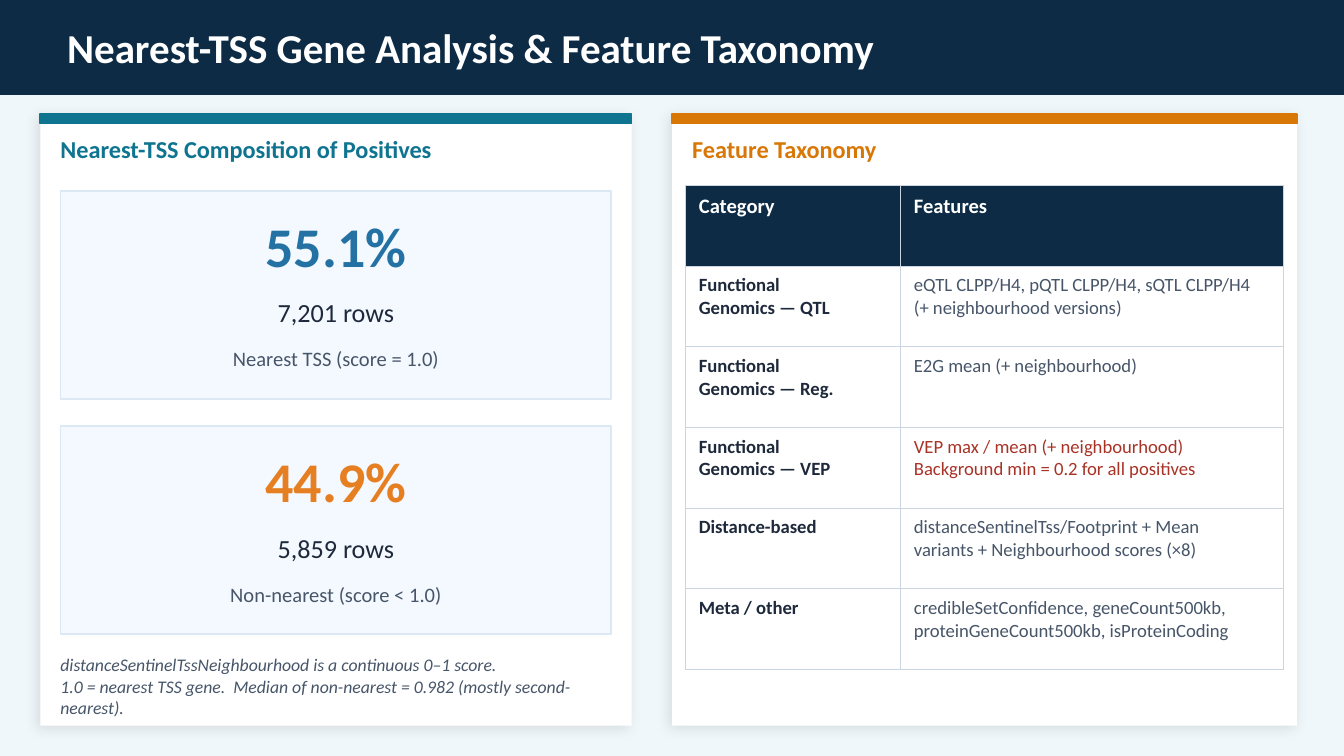
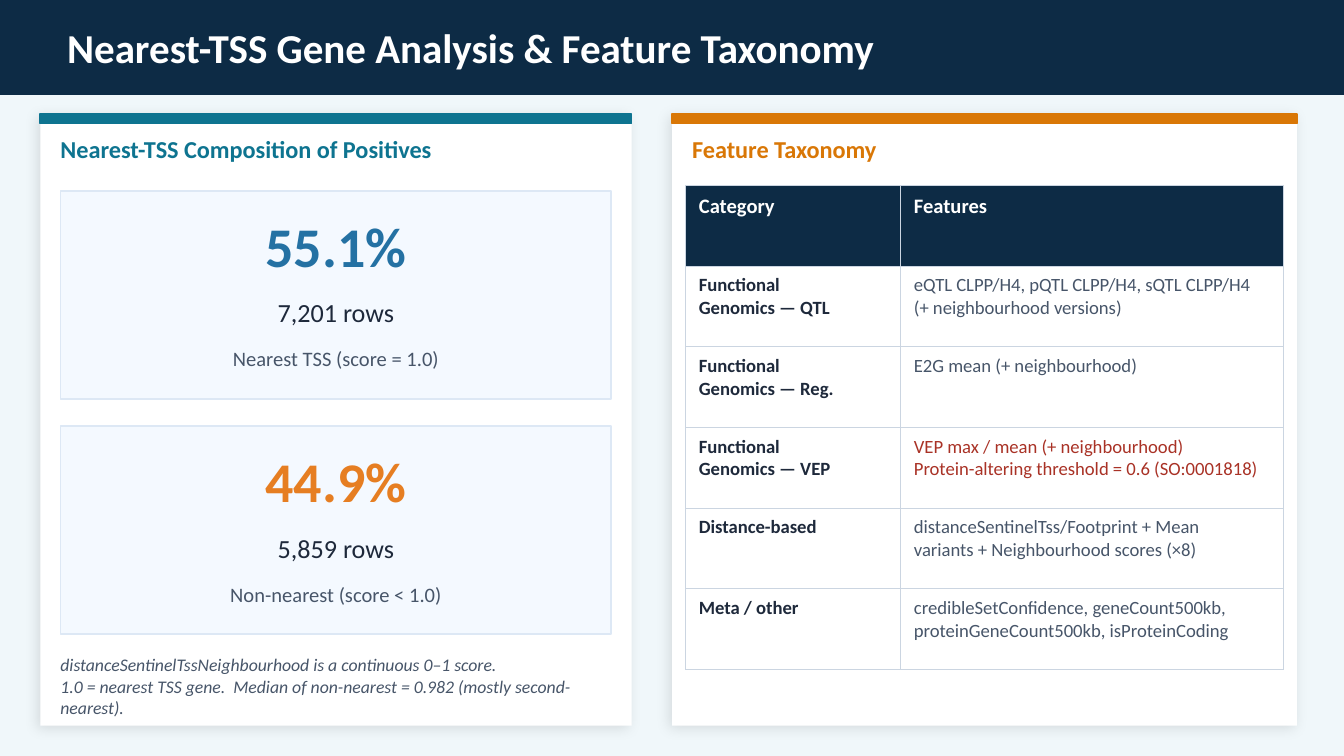
Before and after one commit to addramir/EGL_and_training_set, a slide deck: slide 7 of 2606/training_set_report.pptx. Drawn at 1344x756 pixels with LibreOffice and Linux fonts; fonts in the diff are those of the drawing. Boxes give left, top, right and bottom in pixels: in the first picture for what was removed or moved away, otherwise in the second. Text is boxed around its words. In the diff, an @@ line names an element or a change of style, - is before the commit and + after.

```diff
--- a/2606/training_set_report.pptx
+++ b/2606/training_set_report.pptx
@@ table at (x1=685, y1=185, x2=1284, y2=669) @@
-row 4, column 2: VEP max / mean (+ neighbourhood) / Background min = 0.2 for all positives
+row 4, column 2: VEP max / mean (+ neighbourhood) / Protein-altering threshold = 0.6 (SO:0001818)
```
Also in this commit, not shown: 1 other slide changed, 2 other files.
